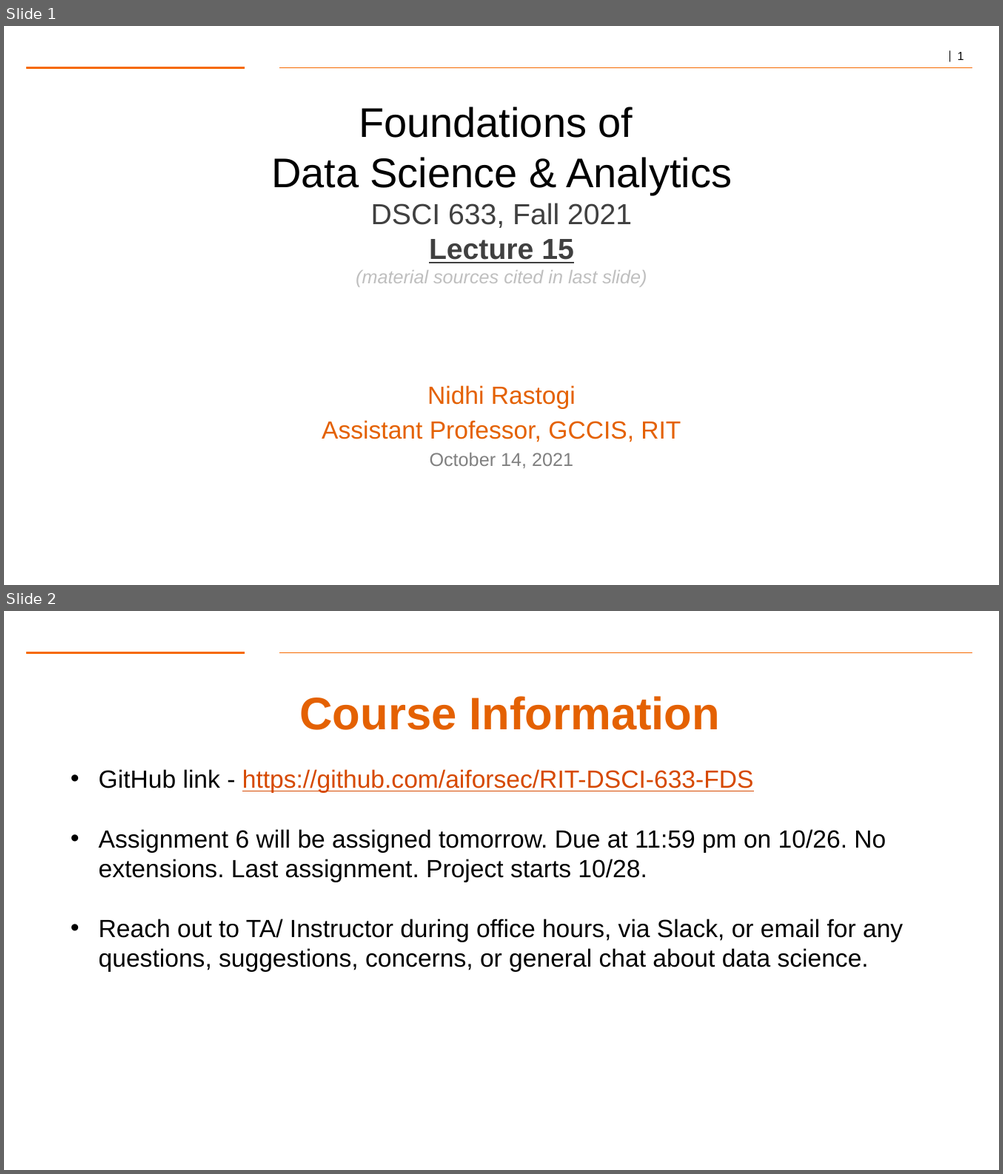
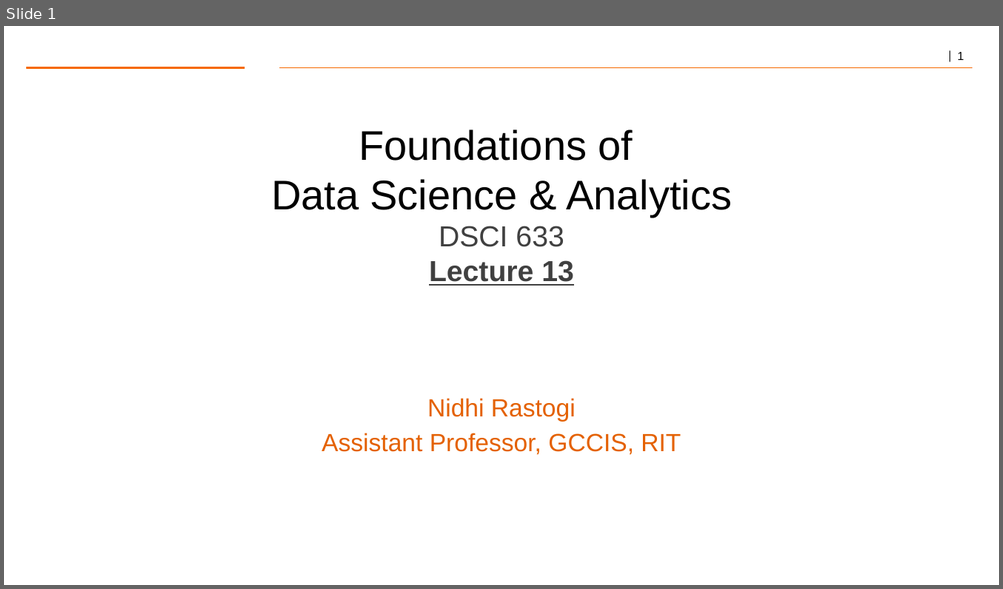
Before and after one commit to gk5951/RIT-DSCI-633-FDS, a slide deck: Syllabus/Lecture13/Lec13.pptx. Shown one above the other, each under a label of ours: slides 1 and 2 before the commit, slide 1 after it. The pictures are 1003x1174 and 1003x589 pixels, drawn with LibreOffice and Linux fonts; fonts in the diff are those of the drawing; background and template pictures are left out. Boxes give left, top, right and bottom in pixels: in the first picture for what was removed or moved away, otherwise in the second. Text is boxed around its words. In the diff, an @@ line names an element or a change of style, - is before the commit and + after.

```diff
--- a/Syllabus/Lecture13/Lec13.pptx
+++ b/Syllabus/Lecture13/Lec13.pptx
@@ slide 2 removed at (4, 611, 999, 1170), background #FFFFFF; not listed: 2 template elements that a slide beside it also shows @@
@@ text removed at (300, 696, 720, 730) @@
-Course Information
@@ text removed at (99, 769, 902, 972) @@
-• GitHub link - https://github.com/aiforsec/RIT-DSCI-633-FDS
-• Assignment 6 will be assigned tomorrow. Due at 11:59 pm on 10/26. No extensions. Last assignment. Project starts 10/28.
-• Reach out to TA/ Instructor during office hours, via Slack, or email for any questions, suggestions, concerns, or general chat about data science.
@@ slide 1 changed as well @@
@@ text at (271, 130, 731, 286): text changed @@
-Foundations of
-Data Science & Analytics
-DSCI 633, Fall 2021
-Lecture 15
-(material sources cited in last slide)
+Foundations of
+Data Science & Analytics
+DSCI 633
+Lecture 13
@@ text at (430, 453, 573, 469): paragraph removed @@
-October 14, 2021
```
Also in this commit, not shown: 1 other slide changed, 16 slides added, 35 other slides removed, 11 other files.
